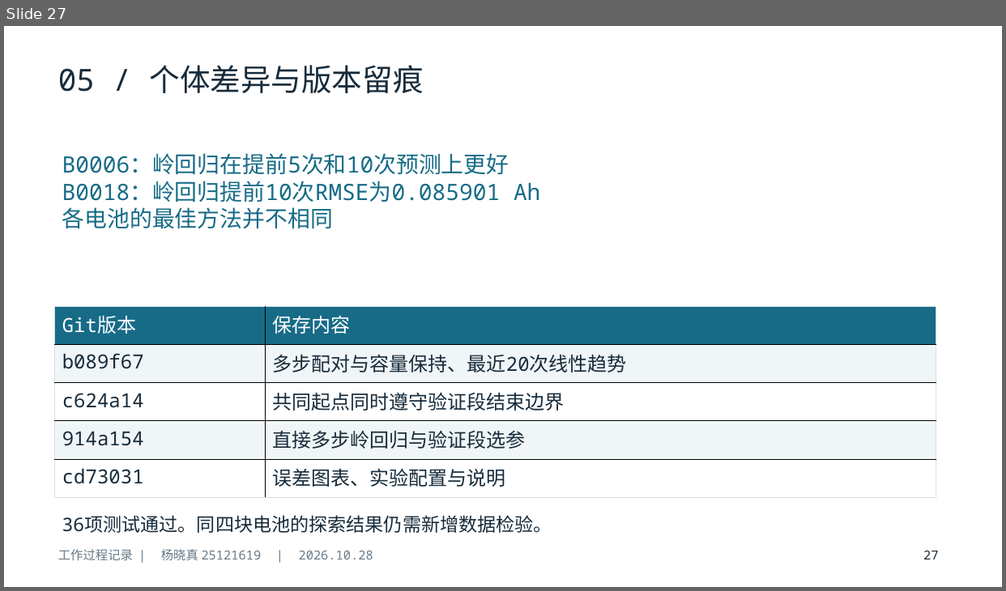
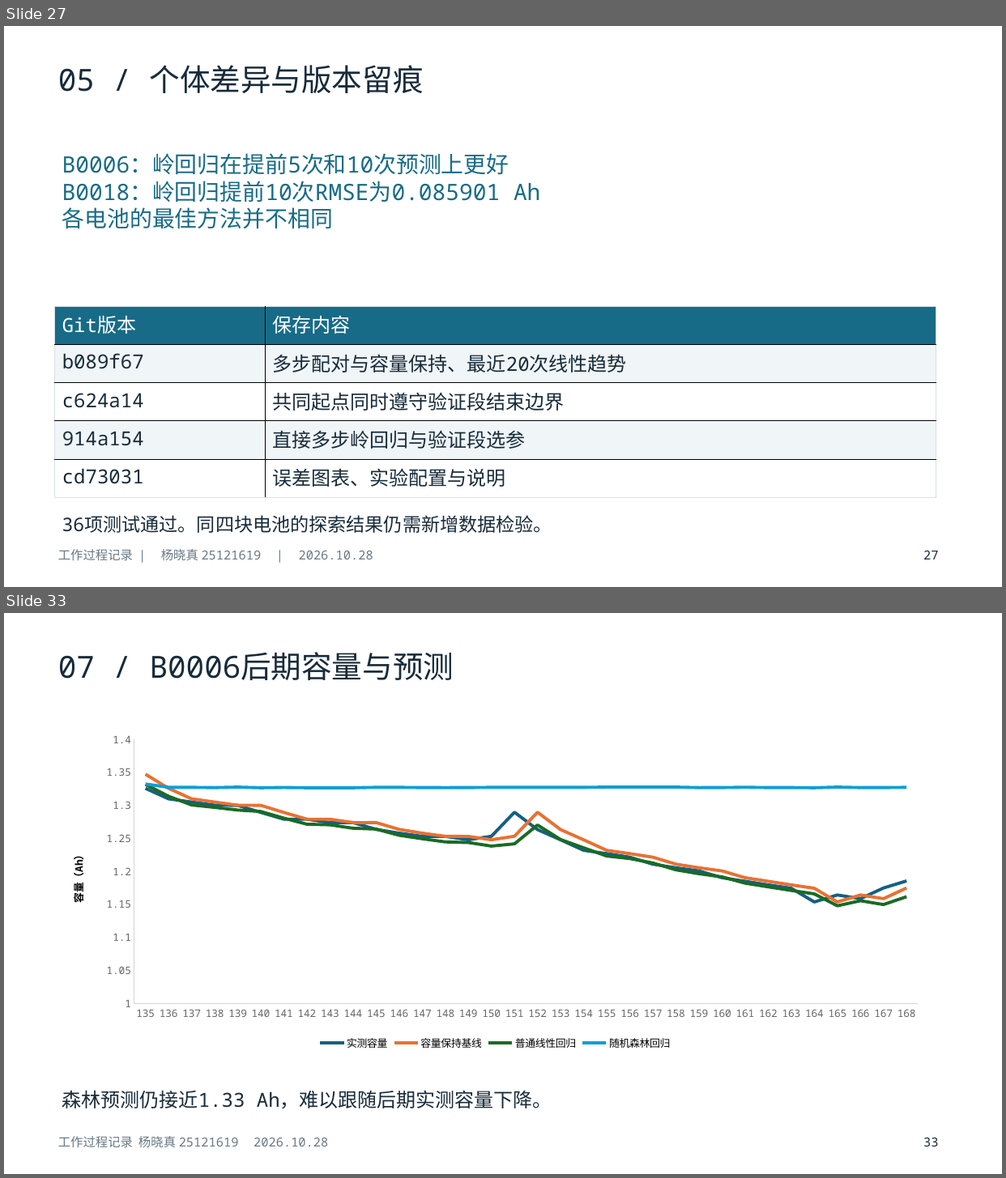
Before and after one commit to yxz666-Y/python-midterm-pre, a slide deck: deliverables/题目三_工作过程.pptx. Shown one above the other, each under a label of ours: slide 27 before the commit, slides 27 and 33 after it; the slides between them are not shown. The pictures are 1006x591 and 1006x1178 pixels, drawn with LibreOffice and Linux fonts; fonts in the diff are those of the drawing. Boxes give left, top, right and bottom in pixels: in the first picture for what was removed or moved away, otherwise in the second. Text is boxed around its words. In the diff, an @@ line names an element or a change of style, - is before the commit and + after.

Commit message:
docs: 对比普通回归与随机森林并保存报告和34页过程PPT

```diff
--- a/deliverables/题目三_工作过程.pptx
+++ b/deliverables/题目三_工作过程.pptx
@@ slide 33 added at (4, 613, 1002, 1174), background #FFFFFF @@
@@ text added at (58, 652, 454, 680), 29.2 pt, text #172B3A @@
+07 / B0006后期容量与预测
@@ line chart added at (55, 726, 936, 1054) @@
+categories: 135, 136, 137, 138, 139, 140, 141, 142, 143, 144, 145, 146, 147, 148, 149, 150, 151, 152, 153, 154, 155, 156, 157, 158, 159, 160, 161, 162, 163, 164, 165, 166, 167, 168
+实测容量: 1.33, 1.31, 1.31, 1.3, 1.3, 1.29, 1.28, 1.28, 1.27, 1.27, 1.26, 1.26, 1.25, 1.25, 1.25, 1.25, 1.29, 1.26, 1.25, 1.23, 1.23, 1.22, 1.21, 1.21, 1.2, 1.19, 1.19, 1.18, 1.17, 1.15, 1.16, 1.16, 1.18, 1.19
+容量保持基线: 1.35, 1.33, 1.31, 1.31, 1.3, 1.3, 1.29, 1.28, 1.28, 1.27, 1.27, 1.26, 1.26, 1.25, 1.25, 1.25, 1.25, 1.29, 1.26, 1.25, 1.23, 1.23, 1.22, 1.21, 1.21, 1.2, 1.19, 1.19, 1.18, 1.17, 1.15, 1.16, 1.16, 1.18
+普通线性回归: 1.33, 1.31, 1.3, 1.3, 1.29, 1.29, 1.28, 1.27, 1.27, 1.27, 1.26, 1.25, 1.25, 1.24, 1.24, 1.24, 1.24, 1.27, 1.25, 1.24, 1.22, 1.22, 1.21, 1.2, 1.2, 1.19, 1.18, 1.18, 1.17, 1.17, 1.15, 1.16, 1.15, 1.16
+随机森林回归: 1.33, 1.33, 1.33, 1.33, 1.33, 1.33, 1.33, 1.33, 1.33, 1.33, 1.33, 1.33, 1.33, 1.33, 1.33, 1.33, 1.33, 1.33, 1.33, 1.33, 1.33, 1.33, 1.33, 1.33, 1.33, 1.33, 1.33, 1.33, 1.33, 1.33, 1.33, 1.33, 1.33, 1.33
@@ text added at (62, 1090, 552, 1110), 18.8 pt, text #172B3A @@
+森林预测仍接近1.33 Ah，难以跟随后期实测容量下降。
@@ text added at (58, 1136, 328, 1148), 12 pt, text #687985 @@
+工作过程记录 杨晓真 25121619 2026.10.28
@@ text added at (923, 1138, 938, 1147), 12 pt, text #172B3A @@
+33
```
Also in this commit, not shown: 6 other slides added, 19 other files.
